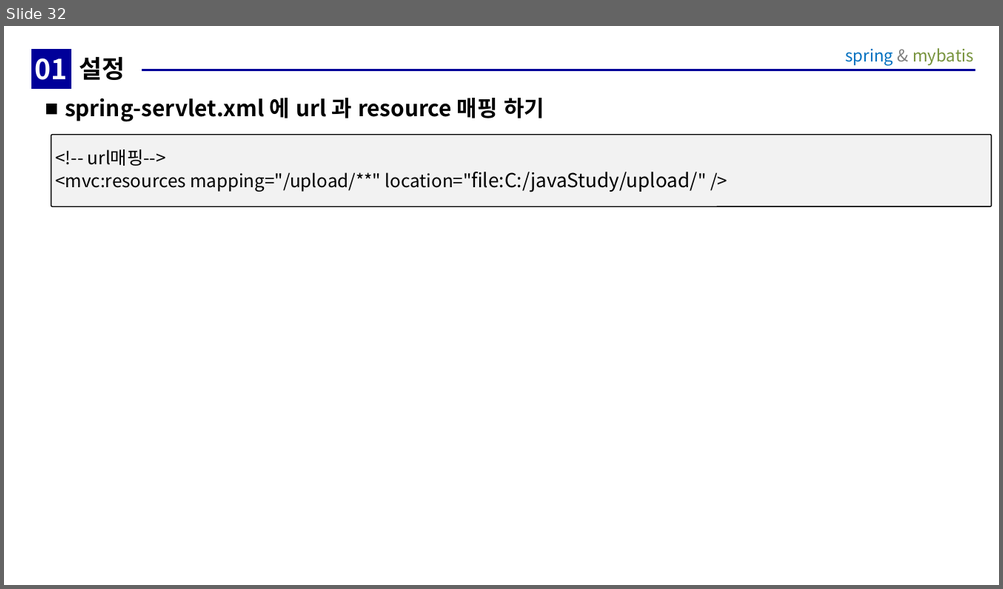
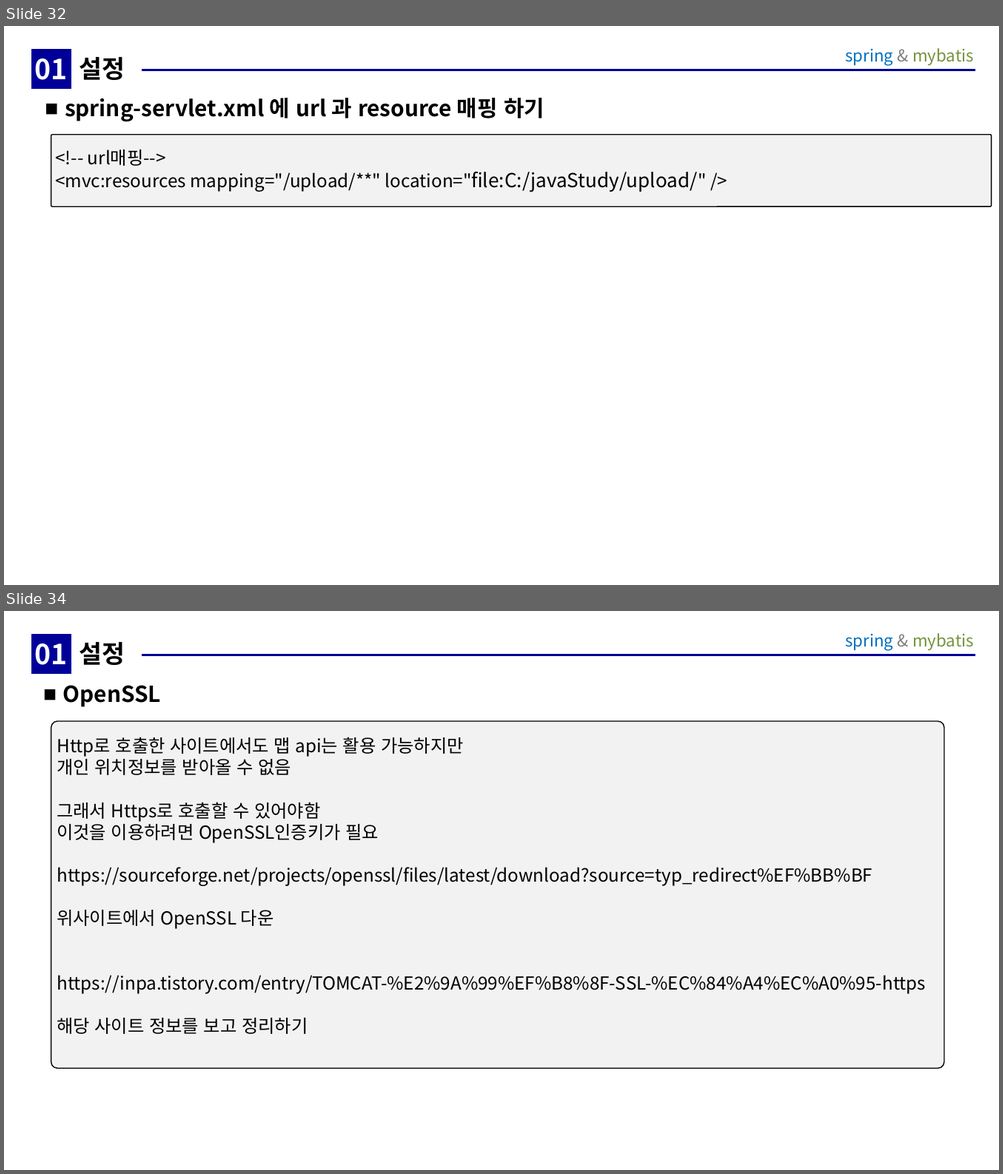
Before and after one commit to sonddokki/class_file, a slide deck: 강의자료/06.spring/프로젝트생성.ppt. Shown one above the other, each under a label of ours: slide 32 before the commit, slides 32 and 34 after it; the slides between them are not shown. The pictures are 1003x589 and 1003x1174 pixels, drawn with LibreOffice and Linux fonts; fonts in the diff are those of the drawing. Boxes give left, top, right and bottom in pixels: in the first picture for what was removed or moved away, otherwise in the second. Text is boxed around its words. In the diff, an @@ line names an element or a change of style, - is before the commit and + after.

Commit message:
인증서관리 추가

```diff
--- a/강의자료/06.spring/프로젝트생성.ppt
+++ b/강의자료/06.spring/프로젝트생성.ppt
@@ slide 34 added at [4,611,999,1170], background #FFFFFF; not listed: 2 template elements that a slide beside it also shows @@
@@ text added at [32,634,71,672], fill #000099, outline #000099 0.26 pt, 20 pt, text #FFFFFF, bold @@
+01
@@ title added at [79,642,125,665], 18 pt, text #000000, bold @@
+설정
@@ text added at [63,685,161,707], 16 pt, text #000000, bold @@
+■ OpenSSL
@@ rounded rectangle added at [51,721,944,1068], fill #F2F2F2, outline #000000 0.74 pt, 13 pt, text #000000 @@
+Http로 호출한 사이트에서도 맵 api는 활용 가능하지만
+개인 위치정보를 받아올 수 없음
+그래서 Https로 호출할 수 있어야함
+이것을 이용하려면 OpenSSL인증키가 필요
+https://sourceforge.net/projects/openssl/files/latest/download?source=typ_redirect%EF%BB%BF
+위사이트에서 OpenSSL 다운
+https://inpa.tistory.com/entry/TOMCAT-%E2%9A%99%EF%B8%8F-SSL-%EC%84%A4%EC%A0%95-https
+해당 사이트 정보를 보고 정리하기
```
Also in this commit, not shown: 3 slides changed, 2 other slides added.
